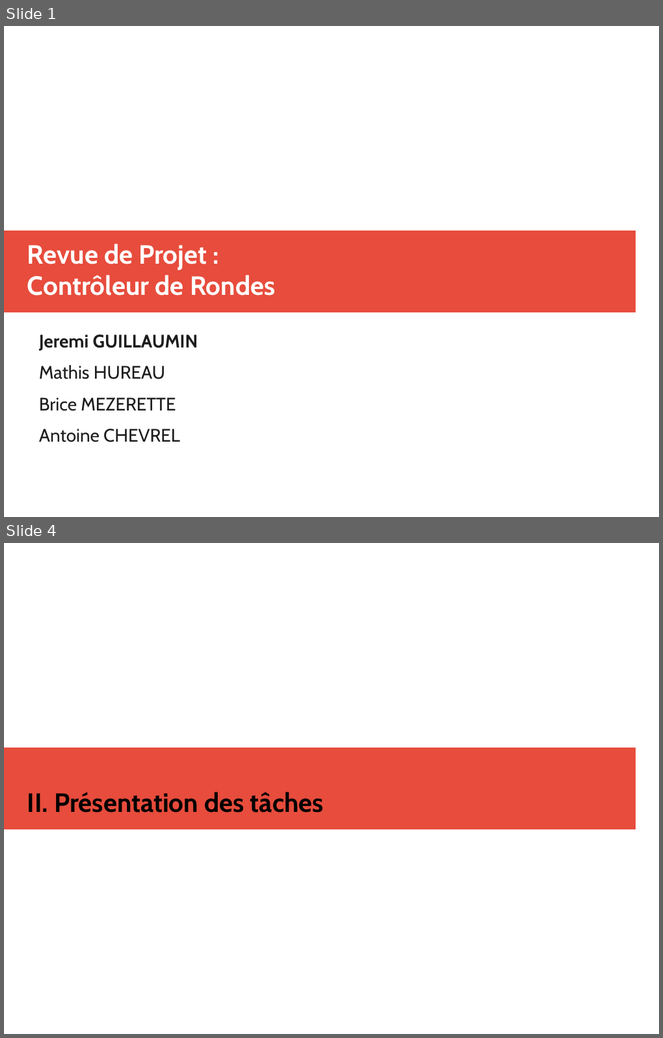
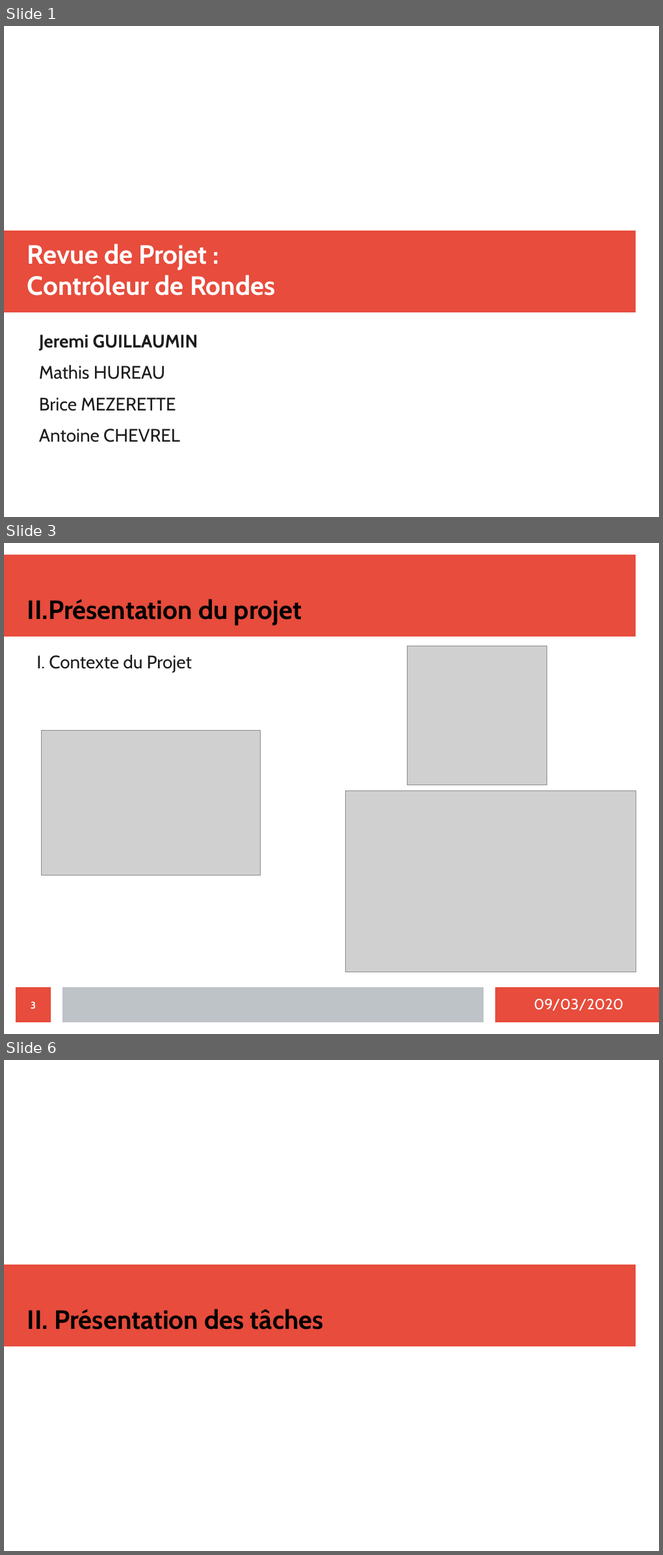
Before and after one commit to MezeretteBrice/Projet_Ronde, a slide deck: SOUTENANCE/Revue2/jeremiguillaumin.odp. Shown one above the other, each under a label of ours: slides 1 and 4 before the commit, slides 1, 3 and 6 after it; the slides between them are not shown. The pictures are 663x1038 and 663x1555 pixels, drawn with LibreOffice and Linux fonts; fonts in the diff are those of the drawing; grey boxes stand for pictures. Boxes give left, top, right and bottom in pixels: in the first picture for what was removed or moved away, otherwise in the second. Text is boxed around its words. In the diff, an @@ line names an element or a change of style, - is before the commit and + after.

```diff
--- a/SOUTENANCE/Revue2/jeremiguillaumin.odp
+++ b/SOUTENANCE/Revue2/jeremiguillaumin.odp
@@ slide 3 added at <box>4,543,659,1034</box>, background #FFFFFF @@
@@ rectangle added at <box>4,555,636,637</box>, fill #E74C3C @@
@@ title added at <box>27,599,302,626</box>, 32 pt, text #000000, bold @@
+II.Présentation du projet
@@ text added at <box>36,655,192,673</box>, 22 pt, text #1C1C1C @@
+  I. Contexte du Projet
@@ picture added at <box>408,646,547,785</box> @@
@@ picture added at <box>42,730,260,875</box> @@
@@ picture added at <box>346,791,636,972</box> @@
@@ page number added at <box>16,988,51,1023</box>, fill #E74C3C, 12 pt, text #FFFFFF, bold @@
+3
@@ rectangle added at <box>62,988,484,1023</box>, fill #BDC3C7 @@
@@ rectangle added at <box>495,988,659,1023</box>, fill #E74C3C @@
@@ text added at <box>534,999,623,1011</box>, 18 pt, text #FFFFFF @@
+09/03/2020
@@ what was slide 4 is now slide 6 @@
```
Also in this commit, not shown: 3 slides changed, 1 other slide added, 1 slide removed.
